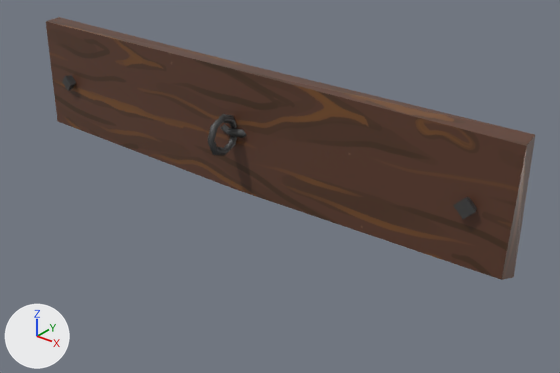
Renders of the Blender file Assets/Blends/prop-stockade.blend from each side of a commit.
Rendered twice from a camera (50 mm lens) standing at (1.08, -1.225, 2.635) and looking at (0.152, -0.065, 1.916). The lights are fixed; the arrows at lower left show +X, +Y and +Z.

Script lines for the objects in view, before the commit:
```python
me_prop_stockade = bpy.data.meshes.new('prop-stockade')
me_prop_stockade.from_pydata(...)  # 74 vertices, 68 faces; spans x -0.656..0.656, y 1.853..2.142, z -0.024..0.123
# faces by material slot: [10, 58]
me_prop_stockade.materials.append(mat_wood)  # picture img_wood_png
me_prop_stockade.materials.append(mat_metal)  # picture img_metal_png
ob_prop_stockade = bpy.data.objects.new('prop-stockade', me_prop_stockade)
ob_prop_stockade.location = (0.0, 0.0, 0.0)
ob_prop_stockade.rotation_euler = (1.571, 0.0, 0.0)  # degrees (90, 0, 0)
```
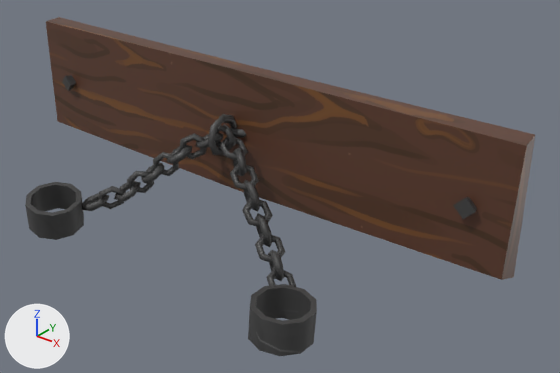
Pixel boxes [x1, y1, x2, y2] of what changed, in the pictures (560 x 373 px):
```json
{"object": "prop-stockade", "change": "reshaped", "before": [46, 17, 535, 280], "after": [25, 17, 535, 356], "on screen": "29% taller"}
{"part": 1, "of": "me_prop_stockade", "change": "added", "after": [25, 125, 317, 356], "on screen": "black"}
```

The change, as JSON lines over the scene's bpy script:
```json
{"block": "me_prop_stockade", "where": "# used by ob_prop_stockade; location = (0.0, 0.0, 0.0); rotation_euler = (1.571, 0.0, 0.0), in degrees (90, 0, 0)"}
{"op": "remove", "block": "me_prop_stockade", "code": "me_prop_stockade.from_pydata(...)  # 74 vertices, 68 faces; spans x -0.656..0.656, y 1.853..2.142, z -0.024..0.123"}
{"op": "add", "block": "me_prop_stockade", "code": "me_prop_stockade.from_pydata(...)  # 610 vertices, 604 faces; spans x -0.656..0.656, y 1.741..2.142, z -0.024..0.364"}
{"block": "me_prop_stockade", "change": "me_prop_stockade part 1: 536 vertices added at x -0.4..0.398, y 1.741..2.02, z 0.051..0.364"}
```
